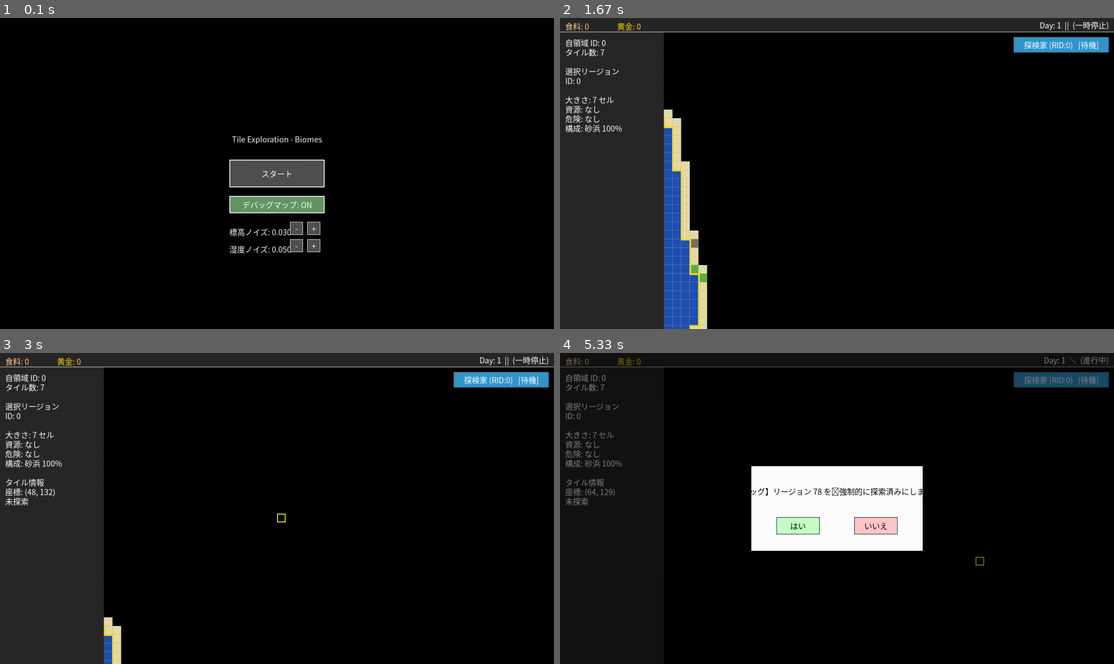
Above: before the commit, frames 1-4 (two rows, left to right).
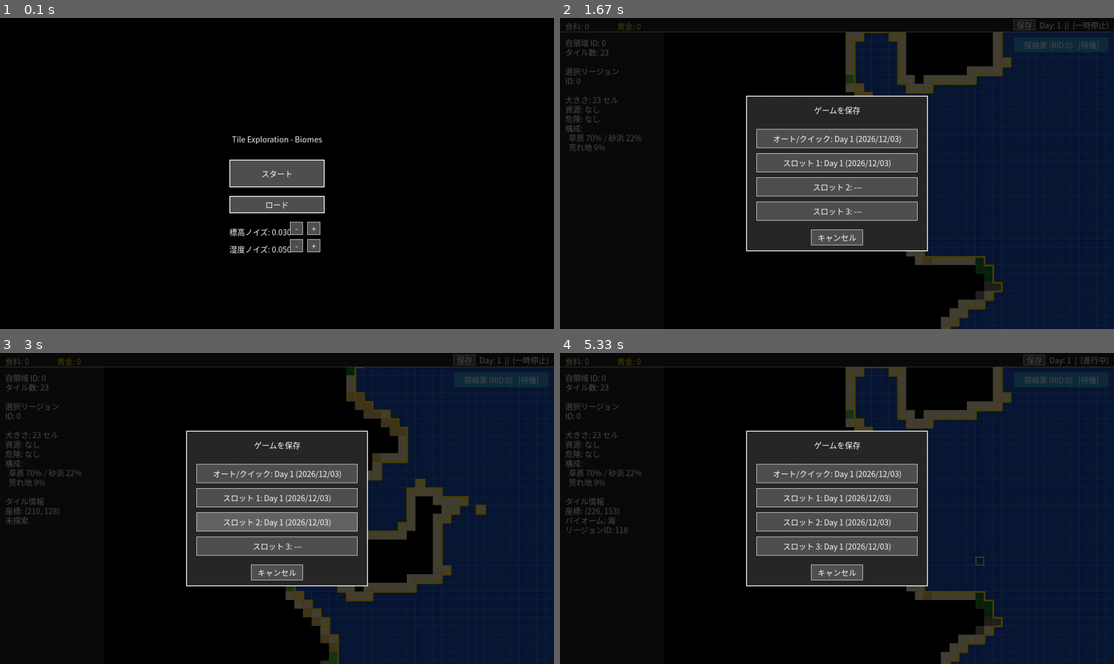
Above: after the commit, the same moments.

Repository: ankored33/pygamegame1
Game: pygame game, started from game1.py
The game is run twice, just before and just after one commit, with the same random seed, the same clock (stepped at 60 frames per second) and the same inputs.
Inputs (mouse positions are in pixels of both pictures, inside the frame that each line leads up to):
- Up to frame 1 (0.1 s): no input
- Up to frame 2 (1.67 s): click (837, 173) at 0.38 s; click (1025, 24) at 0.72 s, where only the run after the commit has a clickable "保存"; hold F5 1-1.47 s; hold D 1-1.47 s; tap F9 at 1.5 s
- Up to frame 3 (3 s): click (277, 520) at 1.88 s, where only the run after the commit has a clickable "スロット 2: ---"; hold W from 2.67 s (still down)
- Up to frame 4 (5.33 s): release W at 3.13 s; click (848, 402) at 3.22 s; tap F9 at 3.5 s; right-click (809, 589) at 3.88 s; click (842, 539) at 4.22 s; tap Space at 4.5 s; click (837, 545) at 4.88 s, where only the run after the commit has a clickable "スロット 3: Day 1 (2026/12/03)"; click (981, 558) at 5.22 s

The runs differ from the first frame. In frame 1, 0.8% of the frame differs, in the area x 41-59%, y 57-63%; in frame 2, 74%, in the area x 0-100%, y 0-100%; in frame 3, 71%; in frame 4, 49%.

Commit message:
セーブロード追加

Diff:
--- a/game1.py
+++ b/game1.py
@@ -5,6 +5,7 @@
 import conquest
 from state import GameState
 import render_ui
+from render_ui import render_save_load_menu
 import render_map
 from game_system import generate_world
 from input_handler import handle_zoom_click, handle_world_click
@@ -118,19 +119,55 @@
                     if button_rect.collidepoint(mx, my):
                         state.screen_state = "loading"
                         state.loading_frames_remaining = C.LOADING_DELAY_FRAMES
-                    elif hasattr(state, "debug_map_toggle_rect") and state.debug_map_toggle_rect.collidepoint(mx, my):
-                        state.use_debug_map = not state.use_debug_map
-
-                    # Map Gen Params
                     elif hasattr(state, "elev_minus_rect") and state.elev_minus_rect.collidepoint(mx, my):
-                        state.gen_elev_freq = max(0.005, state.gen_elev_freq - 0.005)
+                         state.gen_elev_freq = max(0.005, state.gen_elev_freq - 0.005)
                     elif hasattr(state, "elev_plus_rect") and state.elev_plus_rect.collidepoint(mx, my):
                         state.gen_elev_freq += 0.005
                     elif hasattr(state, "humid_minus_rect") and state.humid_minus_rect.collidepoint(mx, my):
                         state.gen_humid_freq = max(0.005, state.gen_humid_freq - 0.005)
                     elif hasattr(state, "humid_plus_rect") and state.humid_plus_rect.collidepoint(mx, my):
                         state.gen_humid_freq += 0.005
+                    elif hasattr(state, "humid_plus_rect") and state.humid_plus_rect.collidepoint(mx, my):
+                        state.gen_humid_freq += 0.005
+                    # NEW: Load Button
+                    elif hasattr(state, "menu_load_btn_rect") and state.menu_load_btn_rect.collidepoint(mx, my):
+                        state.screen_state = "load_menu"
+
+                elif state.screen_state in ["save_menu", "load_menu"]:
+                    # Handle Save/Load Menu Clicks
+                    if hasattr(state, "save_load_back_rect") and state.save_load_back_rect.collidepoint(mx, my):
+                        # Return to previous state
+                        if state.screen_state == "save_menu":
+                            state.screen_state = "game"
+                        else:
+                            state.screen_state = "menu"
+
+                    # Check slots
+                    if hasattr(state, "save_load_rects"):
+                        for rect, slot_id in state.save_load_rects:
+                            if rect.collidepoint(mx, my):
+                                import save_manager
+                                if state.screen_state == "save_menu":
+                                    # Save
+                                    if save_manager.save_game(state, slot_id):
+                                        pass # Success feedback could be added here
+                                    # Stay in menu or exit? Let's stay so they see the result date
+                                else:
+                                    # Load
+                                    loaded = save_manager.load_game(slot_id)
+                                    if loaded:
+                                        state = loaded
+                                        # Restore surfaces
+                                        render_map.pre_render_map(state)
+                                        render_map.update_fog_surface(state)
+                                        if state.zoom_mode:
+                                            state.zoom_full_map_cache = None
+
+                                        state.screen_state = "game" # Go to game
                 else:
+                    if hasattr(state, "game_save_btn_rect") and state.game_save_btn_rect.collidepoint(mx, my):
+                         state.screen_state = "save_menu"
+
                     if state.zoom_mode:
                         handle_zoom_click(state, mx, my, event.button)
                         continue
@@ -142,6 +179,23 @@
                     state.zoom_region_id = None
                 elif event.key == pygame.K_SPACE:
                     state.is_paused = not state.is_paused
+
+                # Check for Save/Load keys
+                elif event.key == pygame.K_F5:
+                    import save_manager
+                    save_manager.save_game(state)
+                elif event.key == pygame.K_F9:
+                    import save_manager
+                    loaded_state = save_manager.load_game()
+                    if loaded_state:
+                        state = loaded_state
+                        # Re-initialize surfaces that were stripped during save
+                        render_map.pre_render_map(state)
+                        render_map.update_fog_surface(state)
+                        if state.zoom_mode:
+                             # Force regeneration of zoom cache next frame
+                             state.zoom_full_map_cache = None
+
 
         screen.fill(C.BLACK)
 
@@ -157,6 +211,29 @@
                 if state.loading_frames_remaining == 0:
                     generate_world(state)
                     state.screen_state = "game"
+        elif state.screen_state == "save_menu":
+            # Render game in background
+            if not state.map_surface:
+                render_ui.render_loading(screen, font) # Should not happen if coming from game
+            else:
+                if state.zoom_mode and state.zoom_region_id is not None:
+                    render_map.render_zoom(screen, font, state)
+                else:
+                    render_map.render_world_view(screen, font, state, back_button_rect)
+
+            # Render Menu Overlay
+            render_save_load_menu(screen, font, state, is_save_mode=True)
+
+        elif state.screen_state == "load_menu":
+            # Render Start Menu in background
+            screen.fill(C.BLACK)
+            render_ui.render_menu(screen, font, button_rect, state)
+
+            # Load buttons could be on top
+
+            # Render Menu Overlay
+            render_save_load_menu(screen, font, state, is_save_mode=False)
+
         else:
             audio.play_music(C.BGM_GAME)
 
--- a/render_ui.py
+++ b/render_ui.py
@@ -15,22 +15,20 @@
     btn_rect = btn_text.get_rect(center=button_rect.center)
     screen.blit(btn_text, btn_rect)
 
-    # Debug Map Toggle
-    toggle_rect = pygame.Rect(button_rect.x, button_rect.bottom + 20, button_rect.width, 40)
-    bg_col = (100, 150, 100) if state.use_debug_map else C.GREY
-    pygame.draw.rect(screen, bg_col, toggle_rect)
-    pygame.draw.rect(screen, C.WHITE, toggle_rect, 2)
-
-    toggle_text = f"デバッグマップ: {'ON' if state.use_debug_map else 'OFF'}"
-    t_surf = font.render(toggle_text, True, C.WHITE)
-    t_rect = t_surf.get_rect(center=toggle_rect.center)
-    screen.blit(t_surf, t_rect)
-
-    # Store rect in state for click handling (hacky but works)
-    state.debug_map_toggle_rect = toggle_rect
+    # Load Button
+    load_btn_rect = pygame.Rect(button_rect.x, button_rect.bottom + 20, button_rect.width, 40)
+    pygame.draw.rect(screen, C.GREY, load_btn_rect)
+    pygame.draw.rect(screen, C.WHITE, load_btn_rect, 2)
+    load_text = font.render("ロード", True, C.WHITE)
+    load_text_rect = load_text.get_rect(center=load_btn_rect.center)
+    screen.blit(load_text, load_text_rect)
+
+    state.menu_load_btn_rect = load_btn_rect;
+
+    state.menu_load_btn_rect = load_btn_rect;
 
     # Map Gen Params Controls
-    start_y = toggle_rect.bottom + 20
+    start_y = load_btn_rect.bottom + 20
 
     # Elev Freq
     lbl_surf = font.render(f"標高ノイズ: {state.gen_elev_freq:.3f}", True, C.WHITE)
@@ -188,6 +186,20 @@
     time_surf = font.render(time_text, True, C.WHITE)
     time_rect = time_surf.get_rect(right=C.SCREEN_WIDTH - pad, centery=C.TOP_BAR_HEIGHT // 2)
     screen.blit(time_surf, time_rect)
+
+    # Save Button (Top Right, left of time?)
+    # Or maybe extreme right if time is centered? Time is right-aligned.
+    # Let's put Save button to the left of time
+    save_btn_rect = pygame.Rect(time_rect.left - 60, 4, 50, 24)
+    pygame.draw.rect(screen, C.GREY, save_btn_rect)
+    pygame.draw.rect(screen, C.WHITE, save_btn_rect, 1)
+
+    save_text = font.render("保存", True, C.WHITE)
+    # Scale down if needed, but 2 chars should fit
+    save_text_rect = save_text.get_rect(center=save_btn_rect.center)
+    screen.blit(save_text, save_text_rect)
+
+    state.game_save_btn_rect = save_btn_rect;
 
 
 def render_panel(screen, font, state, hover_tile=None):
@@ -312,3 +324,82 @@
                     draw_text(screen, font, f"資源: {res_name} ({node.development}/{node.max_development})", pad, current_y)
                     current_y += lh
                     break
+
+
+def render_save_load_menu(screen, font, state, is_save_mode=True):
+    """
+    Render the Save/Load menu with slots.
+    is_save_mode: True for Save Menu, False for Load Menu
+    """
+    # Overlay background
+    overlay = pygame.Surface((C.SCREEN_WIDTH, C.SCREEN_HEIGHT), pygame.SRCALPHA)
+    overlay.fill((0, 0, 0, 180))
+    screen.blit(overlay, (0, 0))
+
+    # Centered Panel
+    panel_w, panel_h = 420, 360
+    panel_rect = pygame.Rect((C.SCREEN_WIDTH - panel_w) // 2, (C.SCREEN_HEIGHT - panel_h) // 2, panel_w, panel_h)
+
+    pygame.draw.rect(screen, C.DARK_GREY, panel_rect)
+    pygame.draw.rect(screen, C.WHITE, panel_rect, 2)
+
+    # Title
+    title_text = "ゲームを保存" if is_save_mode else "ゲームをロード"
+    title_surf = font.render(title_text, True, C.WHITE)
+    title_rect = title_surf.get_rect(midtop=(panel_rect.centerx, panel_rect.top + 20))
+    screen.blit(title_surf, title_rect)
+
+    # Slots
+    import save_manager
+    slots = [0, 1, 2, 3] # 0 = Auto/Quick
+
+    start_y = title_rect.bottom + 30
+    slot_height = 44
+    slot_spacing = 12
+
+    if not hasattr(state, 'save_load_rects'):
+        state.save_load_rects = []
+    state.save_load_rects.clear()
+
+    mouse_pos = pygame.mouse.get_pos()
+
+    for slot_id in slots:
+        slot_rect = pygame.Rect(panel_rect.left + 24, start_y, panel_w - 48, slot_height)
+
+        # Get metadata
+        meta = save_manager.get_save_metadata(slot_id)
+
+        # Draw slot button
+        is_hovered = slot_rect.collidepoint(mouse_pos)
+        col = (100, 100, 100) if is_hovered else C.GREY
+        pygame.draw.rect(screen, col, slot_rect)
+        pygame.draw.rect(screen, C.WHITE, slot_rect, 1)
+
+        # Text
+        slot_name_map = {0: "オート/クイック", 1: "スロット 1", 2: "スロット 2", 3: "スロット 3"}
+        slot_name = slot_name_map.get(slot_id, f"Slot {slot_id}")
+
+        if meta and meta.get("exists"):
+            day_str = f"Day {meta.get('day')}"
+            date_str = meta.get('date').split(" ")[0] # Just date
+            info_text = f"{slot_name}: {day_str} ({date_str})"
+        else:
+            info_text = f"{slot_name}: ---"
+
+        draw_text_centered(screen, font, info_text, slot_rect)
+
+        state.save_load_rects.append((slot_rect, slot_id))
+        start_y += slot_height + slot_spacing
+
+    # Back Button
+    back_width = 120
+    back_rect = pygame.Rect((C.SCREEN_WIDTH - back_width) // 2, panel_rect.bottom - 50, back_width, 36)
+
+    is_hovered = back_rect.collidepoint(mouse_pos)
+    col = (100, 100, 100) if is_hovered else C.GREY
+
+    pygame.draw.rect(screen, col, back_rect)
+    pygame.draw.rect(screen, C.WHITE, back_rect, 1)
+    draw_text_centered(screen, font, "キャンセル", back_rect)
+
+    state.save_load_back_rect = back_rect
--- /dev/null
+++ b/save_manager.py
@@ -0,0 +1,84 @@
+import pickle
+import os
+from state import GameState
+
+def get_slot_filename(slot_id: int) -> str:
+    """Generate filename for a specific slot. 0 is autosave/quicksave."""
+    if slot_id == 0:
+        return "quicksave.pkl"
+    return f"save_slot_{slot_id}.pkl"
+
+def get_save_metadata(slot_id: int) -> dict:
+    """Return dict with save info or None if empty."""
+    filename = get_slot_filename(slot_id)
+    if not os.path.exists(filename):
+        return None
+
+    try:
+        timestamp = os.path.getmtime(filename)
+        from datetime import datetime
+        date_str = datetime.fromtimestamp(timestamp).strftime('%Y/%m/%d %H:%M')
+
+        # We could load the whole state to get day/gold etc, but that's slow.
+        # For now just return file exists info, or maybe peek?
+        # Let's peek safely.
+        with open(filename, "rb") as f:
+            # Just read the object. If it's huge, this might be slow, but for now it's fine.
+            # Optimization: We could store a separate .meta file.
+            # But let's stick to simple pickle load for now.
+            try:
+                state = pickle.load(f)
+                info = {
+                    "exists": True,
+                    "date": date_str,
+                    "day": getattr(state, "day", "?"),
+                    "gold": getattr(state, "gold", "?"),
+                    "faction": getattr(state, "player_faction_id", 0)
+                }
+                return info
+            except:
+                return {"exists": True, "date": date_str, "error": "Corrupt"}
+    except Exception:
+        return None
+
+def save_game(state: GameState, slot_id: int = 0) -> bool:
+    """
+    Save the current game state to a file using pickle.
+    slot_id: 0 for quicksave, 1-3 for manual slots.
+    Returns True if successful, False otherwise.
+    """
+    filename = get_slot_filename(slot_id)
+    try:
+        # pickle.dump will call state.__getstate__() automatically
+        with open(filename, "wb") as f:
+            pickle.dump(state, f)
+        print(f"Game saved successfully to {filename}")
+        return True
+    except Exception as e:
+        print(f"Failed to save game: {e}")
+        return False
+
+def load_game(slot_id: int = 0) -> GameState:
+    """
+    Load game state from a file.
+    Returns the loaded GameState object, or None if failed.
+    """
+    filename = get_slot_filename(slot_id)
+    if not os.path.exists(filename):
+        print(f"Save file {filename} does not exist.")
+        return None
+
+    try:
+        with open(filename, "rb") as f:
+            state = pickle.load(f)
+
+        # Post-load validation (optional but good for safety)
+        if not isinstance(state, GameState):
+            print("Loaded file is not a valid GameState object")
+            return None
+
+        print(f"Game loaded successfully from {filename}")
+        return state
+    except Exception as e:
+        print(f"Failed to load game: {e}")
+        return None
--- a/state.py
+++ b/state.py
@@ -107,3 +107,53 @@
             if faction.owns_tile(x, y):
                 return faction
         return None
+
+    def __getstate__(self):
+        """Custom pickling to exclude surfaces and callbacks"""
+        state = self.__dict__.copy()
+
+        # Exclude Surfaces and other non-picklable objects
+        # We set them to None explicitly in the copied dict so they aren't saved
+        keys_to_exclude = [
+            'map_surface',
+            'fog_surface',
+            'zoom_full_map_cache',
+            'zoom_fog_layer',
+            'selected_region_overlay_cache',
+            'selected_region_overlay_zoom_cache'
+        ]
+
+        for key in keys_to_exclude:
+            if key in state:
+                state[key] = None
+
+        # Handle confirm_dialog which might contain lambdas
+        if 'confirm_dialog' in state:
+            state['confirm_dialog'] = None
+
+        return state
+
+    def __setstate__(self, state):
+        """Custom unpickling to restore state"""
+        self.__dict__.update(state)
+
+        # Ensure excluded keys are at least None (though they should be from getstate)
+        # This is also a good place to reset any temporary caches
+        self.map_surface = None
+        self.fog_surface = None
+        self.zoom_full_map_cache = None
+        self.zoom_fog_layer = None
+        self.selected_region_overlay_cache = None
+        self.selected_region_overlay_zoom_cache = None
+        self.confirm_dialog = None
+
+        # Reset ephemeral caches
+        self.adjacent_regions_cache = None
+        if hasattr(self, '_region_tiles_cache'):
+            delattr(self, '_region_tiles_cache')
+        if hasattr(self, '_cached_selected_region_id'):
+            delattr(self, '_cached_selected_region_id')
+        if hasattr(self, '_cached_selected_region_id_zoom'):
+            delattr(self, '_cached_selected_region_id_zoom')
+        if hasattr(self, '_cached_debug_info'):
+            delattr(self, '_cached_debug_info')
--- a/unit.py
+++ b/unit.py
@@ -220,6 +220,13 @@
 
         return tiles
 
+    def __getstate__(self):
+        state = self.__dict__.copy()
+        return state
+
+    def __setstate__(self, state):
+        self.__dict__.update(state)
+
 
 @dataclass
 class Explorer(Unit):
Not shown, removed: README.md
Binary file changed: debug_map.pkl
Binary file added: quicksave.pkl
Binary file added: save_slot_1.pkl
Not shown, added: docs/project_overview.md
